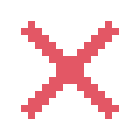
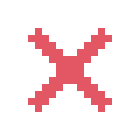
Layers edited between the first and the second (140, 140) image:
painted on "Background" over box(21, 21, 119, 119)
